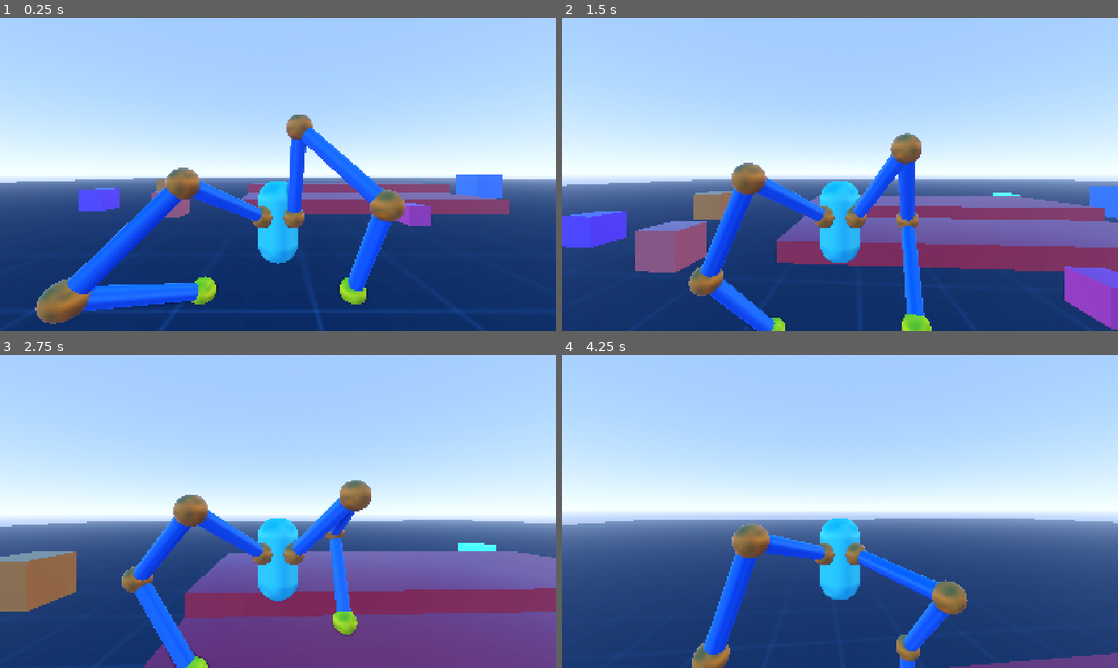
Above: before the commit, frames 1-4 (two rows, left to right).
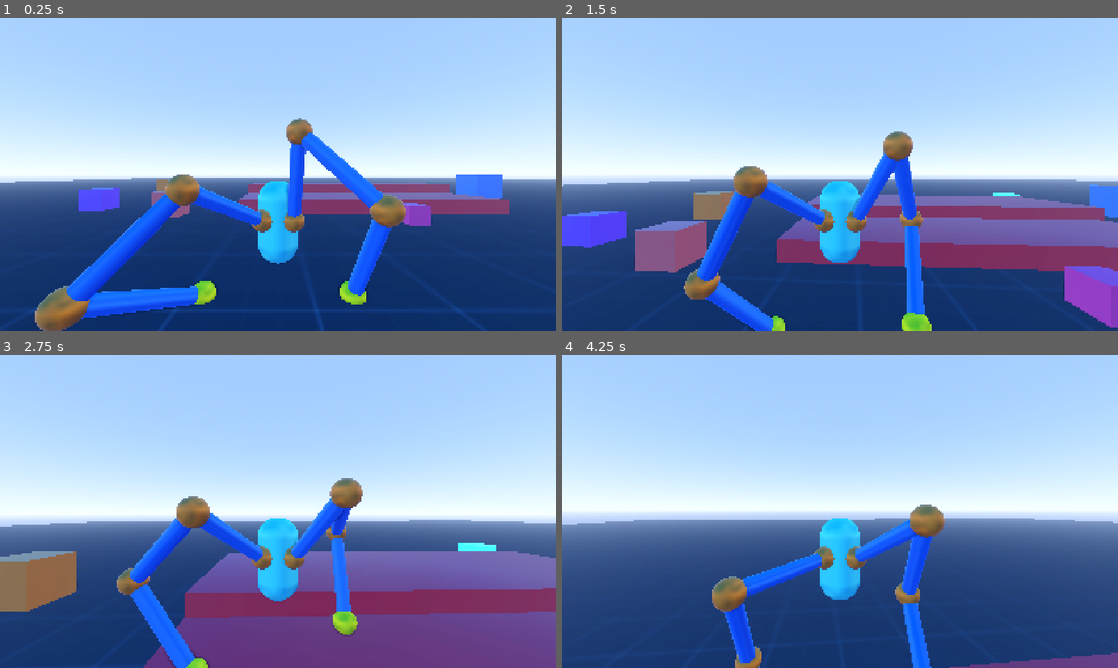
Above: after the commit, the same moments.

Repository: lliamsymonds04/doc-oc
Game: Godot game, scene res://main.tscn
Same seed, same stepped clock (60 frames per second), same inputs: the game is played once before the commit and once after it.
Inputs (mouse positions are in pixels of both pictures, inside the frame that each line leads up to):
- Up to frame 1 (0.25 s): no input
- Up to frame 2 (1.5 s): move the mouse to (867, 174) at 0.52 s; hold W (forward) from 0.53 s (still down); tap Space (jump) at 0.77 s; move the mouse to (812, 174) at 1.27 s
- Up to frame 3 (2.75 s): keep holding W (forward); tap Space (jump) at 1.52 s; move the mouse to (289, 505) at 2.02 s
- Up to frame 4 (4.25 s): keep holding W (forward); move the mouse to (834, 517) at 2.77 s; tap Space (jump) at 3.02, 3.77 s; move the mouse to (878, 514) at 3.52 s

The runs differ from the first frame. In frame 1, 5.4% of the frame differs, in the area x 2-90%, y 30-100%; in frame 2, 3.2%; in frame 3, 2.1%; in frame 4, 8.2%, in the area x 23-73%, y 47-100%.

Commit message:
feat: furthest arm always has priority for steps

Diff:
--- a/systems/player/player.tscn
+++ b/systems/player/player.tscn
@@ -20,7 +20,7 @@
 shape = SubResource("CapsuleShape3D_m2c1y")
 
 [node name="ArmRight" type="Marker3D" parent="Hitbox" unique_id=634293142]
-transform = Transform3D(1, 0, 0, 0, 1, 0, 0, 0, 1, 0.3531066, 0.18764907, 0.37650687)
+transform = Transform3D(1, 0, 0, 0, 1, 0, 0, 0, 1, 0.353, 0.1, 0.377)
 
 [node name="Target" type="Marker3D" parent="Hitbox/ArmRight" unique_id=550686394]
 transform = Transform3D(1, 0, 0, 0, 1, 0, 0, 0, 1, 1.1221828, -1.0896435, 0.6019857)
@@ -29,7 +29,7 @@
 transform = Transform3D(1, 0, 0, 0, 1, 0, 0, 0, 1, 0.54553735, 0.7931467, 0.85597676)
 
 [node name="ArmLeft" type="Marker3D" parent="Hitbox" unique_id=1544114397]
-transform = Transform3D(1, 0, 0, 0, 1, 0, 0, 0, 1, -0.353, 0.188, 0.377)
+transform = Transform3D(1, 0, 0, 0, 1, 0, 0, 0, 1, -0.353, 0.1, 0.377)
 
 [node name="Target" type="Marker3D" parent="Hitbox/ArmLeft" unique_id=1044979529]
 transform = Transform3D(1, 0, 0, 0, 1, 0, 0, 0, 1, -1.122, -1.09, 0.602)
--- a/systems/player/player_controller.gd
+++ b/systems/player/player_controller.gd
@@ -91,10 +91,13 @@
 
 func _update_arms(dt: float) -> void:
 	var grounded_arms := _number_of_grounded_arms()
+	var best_arm: BasicArm = null
+	var furthest_distance := 0.0
+	var best_arm_hit_pos := Vector3.ZERO
+
 	for arm in arms:
 		var target_pos := arm.target_node.global_position
 		var anchor_pos := arm.anchor.global_position
-		var desired: Vector3 = target_pos
 
 		# velocity anchor_lead_time
 		var velocity_xz := Vector3(velocity.x, 0, velocity.z)
@@ -109,12 +112,18 @@
 		if hit is Vector3:
 			var hit_pos := hit as Vector3
 			var target_displacement:= hit_pos - target_pos
-			if target_displacement.length() > max_target_displacement:
-				if (arm.is_grounded() and grounded_arms >= 2) or arm.is_fully_extended():
-					arm.start_step(hit_pos)
-					grounded_arms -= 1
+			var disp := target_displacement.length()
+			var may_step := (arm.is_grounded() and grounded_arms >= 2) or arm.is_fully_extended()
+			if disp > max_target_displacement and may_step:
+				if disp > furthest_distance:
+					furthest_distance = disp
+					best_arm = arm
+					best_arm_hit_pos = hit_pos
 
-		arm.target = arm.to_local(desired)
+		arm.target = arm.to_local(target_pos)
+
+	if best_arm != null:
+		best_arm.start_step(best_arm_hit_pos)
 
 func _calculate_average_target_y() -> Variant:
 	var total_y = 0
